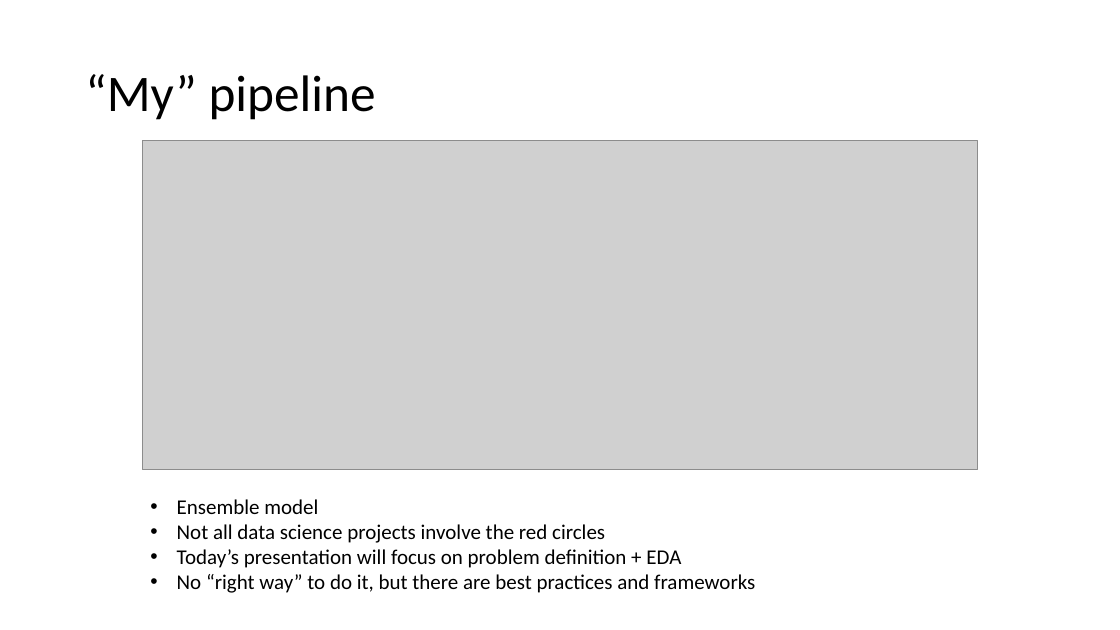
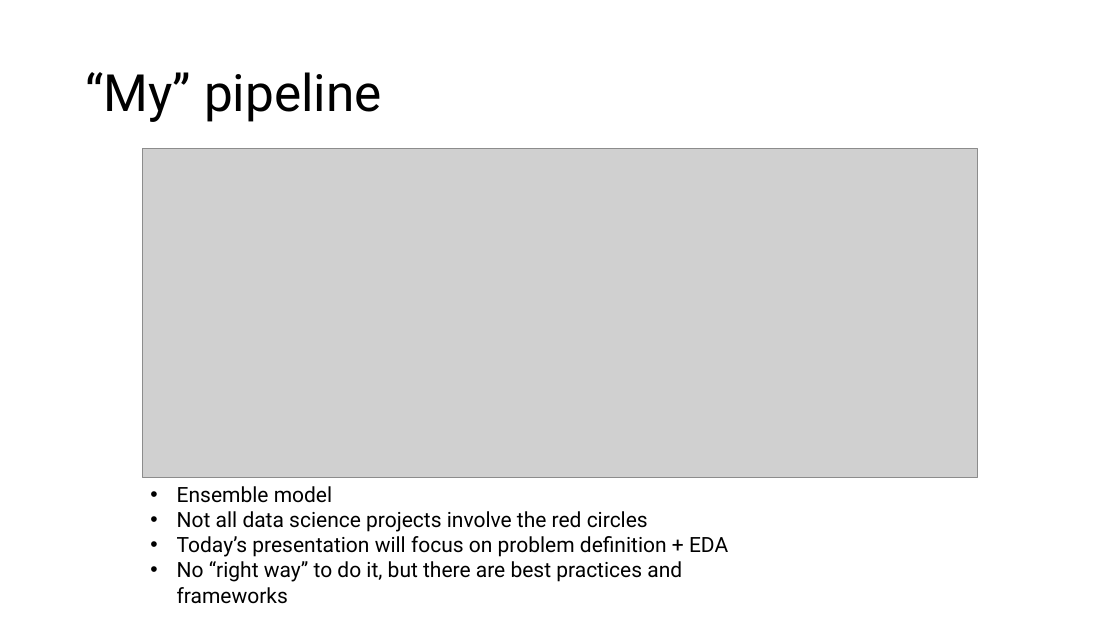
Before and after one commit to jtsw1990/datascience-eda-prezo, a slide deck: slide 4 of Problem Formulation & EDA.pptx. Drawn at 1120x630 pixels with LibreOffice and Linux fonts; fonts in the diff are those of the drawing; grey boxes stand for pictures. Boxes give left, top, right and bottom in pixels: in the first picture for what was removed or moved away, otherwise in the second. Text is boxed around its words. In the diff, an @@ line names an element or a change of style, - is before the commit and + after.

```diff
--- a/Problem Formulation & EDA.pptx
+++ b/Problem Formulation & EDA.pptx
@@ title "“My” pipeline" at <box>85,72,382,122</box>: font Calibri to Roboto @@
@@ picture: place and size @@
-picture at <box>142,141,978,471</box>
+picture at <box>142,148,978,477</box>
@@ text "Ensemble model" at <box>177,486,728,604</box>: font Calibri to Roboto @@
@@ text "Ensemble model": place and size @@
-text "Ensemble model" at <box>177,499,755,593</box>
+text "Ensemble model" at <box>177,486,728,604</box>
```
Also in this commit, not shown: 9 other slides changed, 6 slides added, 1 slide removed, 1 other file.
